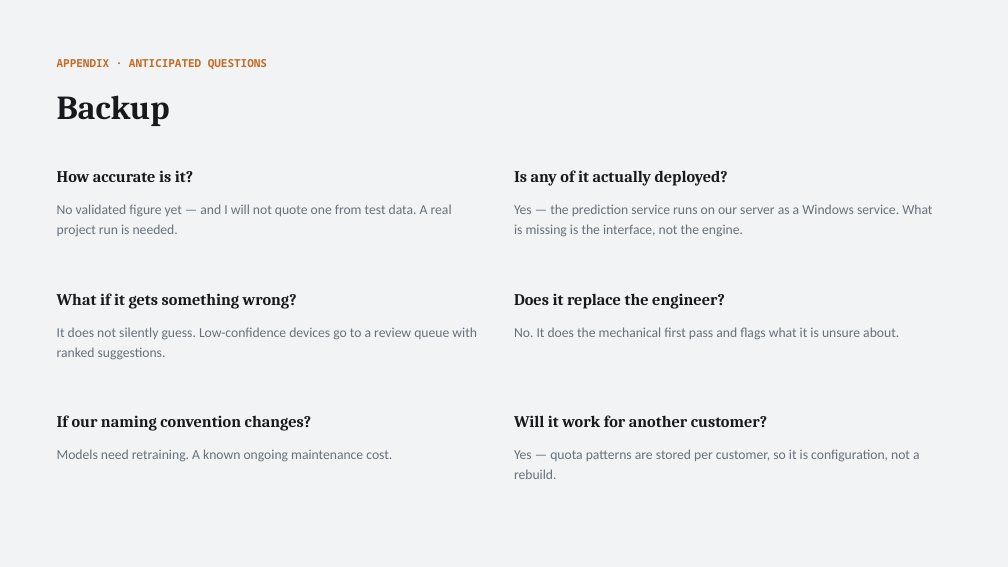
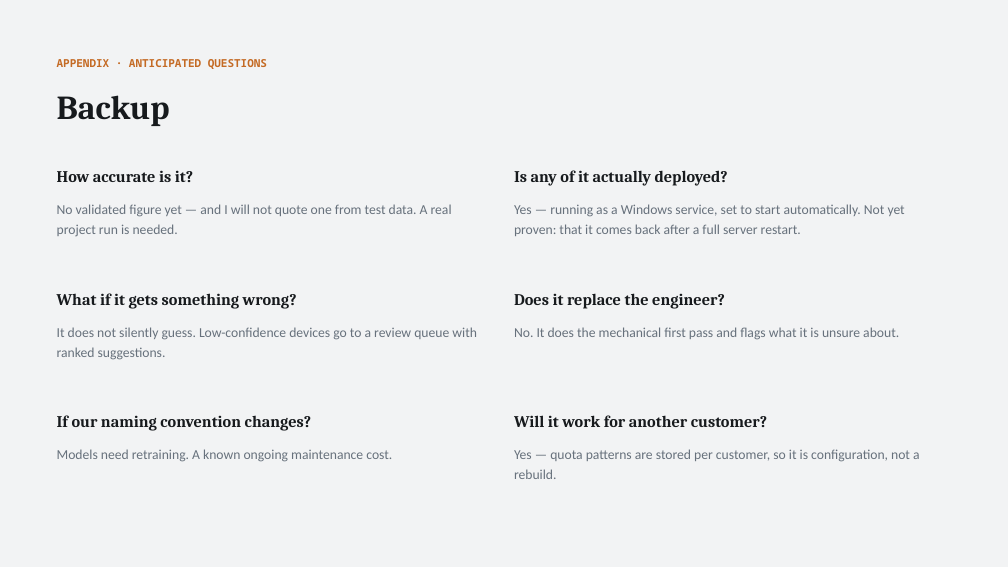
Before and after one commit to Syaziyah30/DeviceCluster, a slide deck: slide 11 of handoff/DeviceCluster-Briefing.pptx. Drawn at 1008x567 pixels with LibreOffice and Linux fonts; fonts in the diff are those of the drawing. Boxes give left, top, right and bottom in pixels: in the first picture for what was removed or moved away, otherwise in the second. Text is boxed around its words. In the diff, an @@ line names an element or a change of style, - is before the commit and + after.

```diff
--- a/handoff/DeviceCluster-Briefing.pptx
+++ b/handoff/DeviceCluster-Briefing.pptx
@@ text at <box>514,204,905,236</box>: text changed @@
-Yes — the prediction service runs on our server as a Windows service. What is missing is the interface, not the engine.
+Yes — running as a Windows service, set to start automatically. Not yet proven: that it comes back after a full server restart.
```
